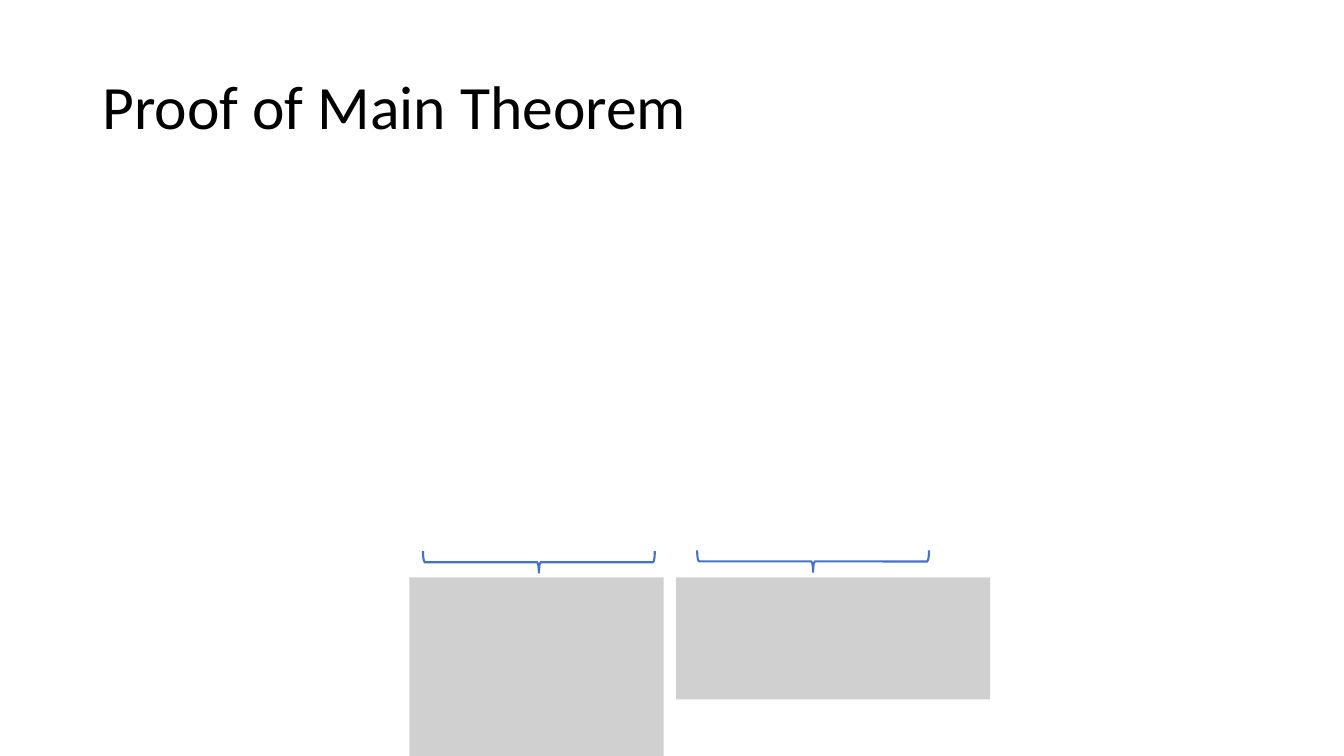
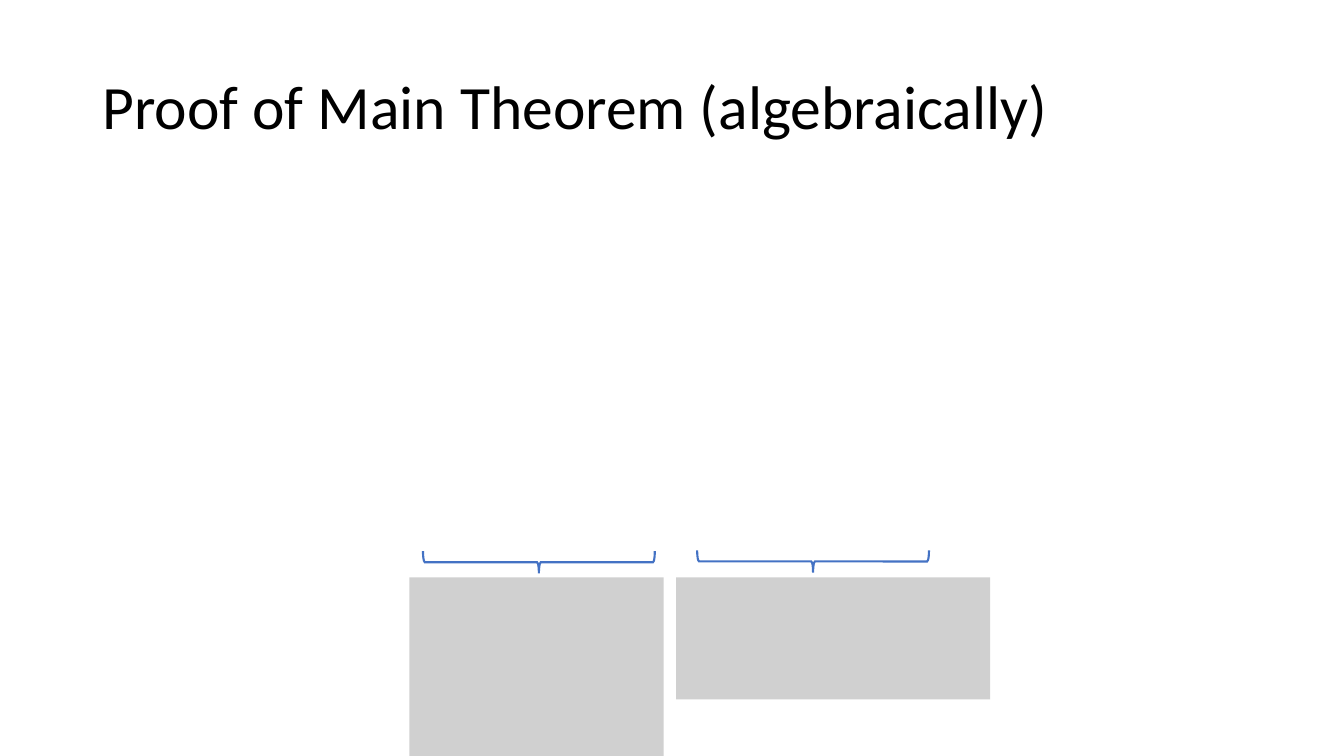
Before and after one commit to stanford-msande228/winter23, a slide deck: slide 61 of MSANDE228_Lecture12_Inference_with_Modern_NonLinear_Methods.pptx (slide 60 before the commit). Drawn at 1344x756 pixels with LibreOffice and Linux fonts; fonts in the diff are those of the drawing; grey boxes stand for pictures. Boxes give left, top, right and bottom in pixels: in the first picture for what was removed or moved away, otherwise in the second. Text is boxed around its words. In the diff, an @@ line names an element or a change of style, - is before the commit and + after.

```diff
--- a/MSANDE228_Lecture12_Inference_with_Modern_NonLinear_Methods.pptx
+++ b/MSANDE228_Lecture12_Inference_with_Modern_NonLinear_Methods.pptx
@@ title at [102,84,1047,140]: text changed @@
-Proof of Main Theorem
+Proof of Main Theorem (algebraically)
```
Also in this commit, not shown: 1 slide added, 3 other files.
